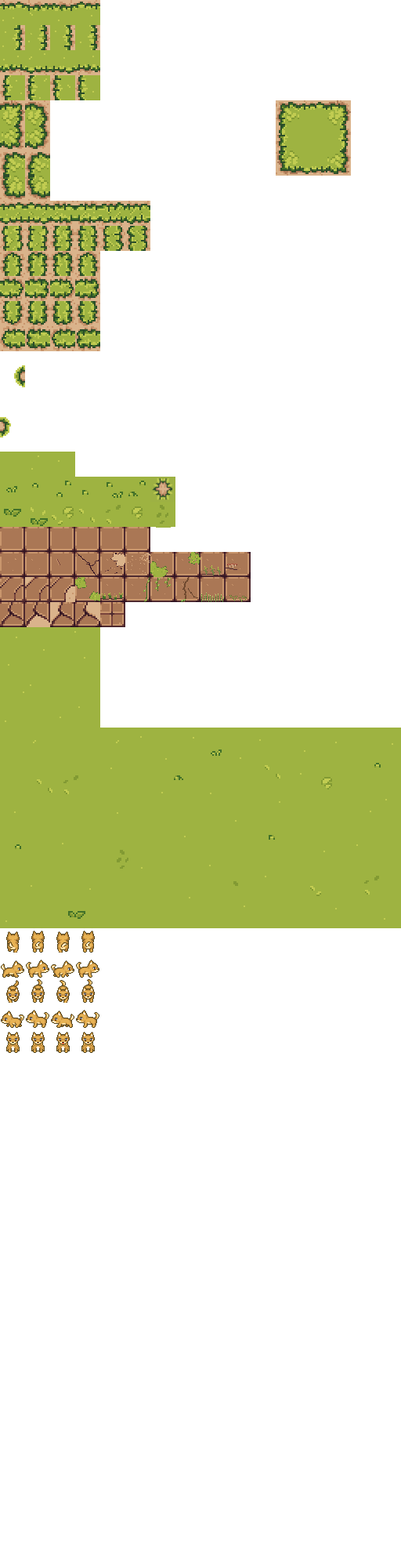
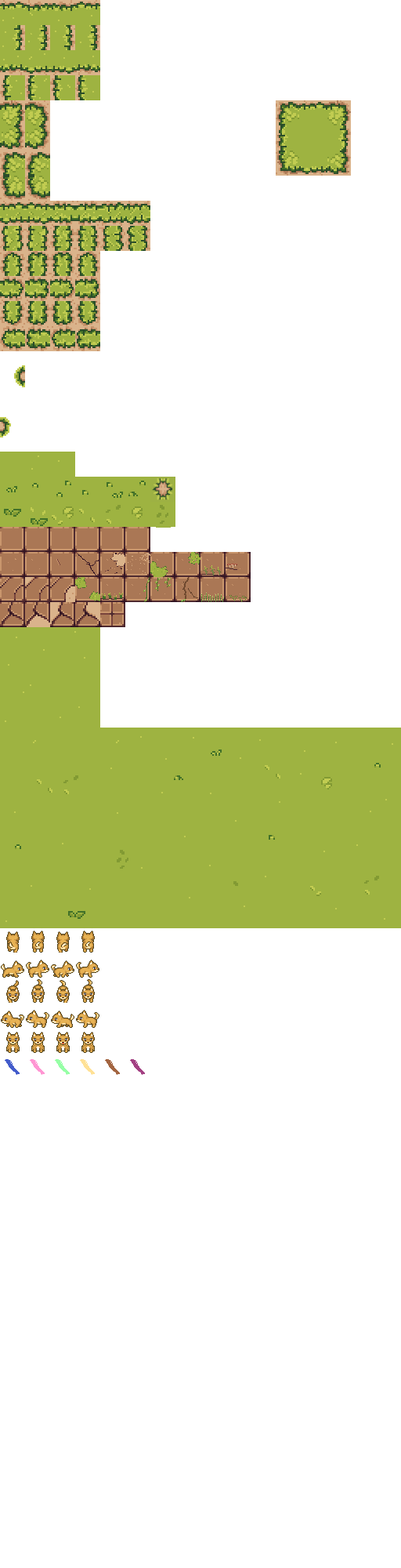
Two versions of the same layered image (401x1568). Layer-by-layer changes:
painted on "tiles.png copy #7" over 4, 1059, 146, 1075
